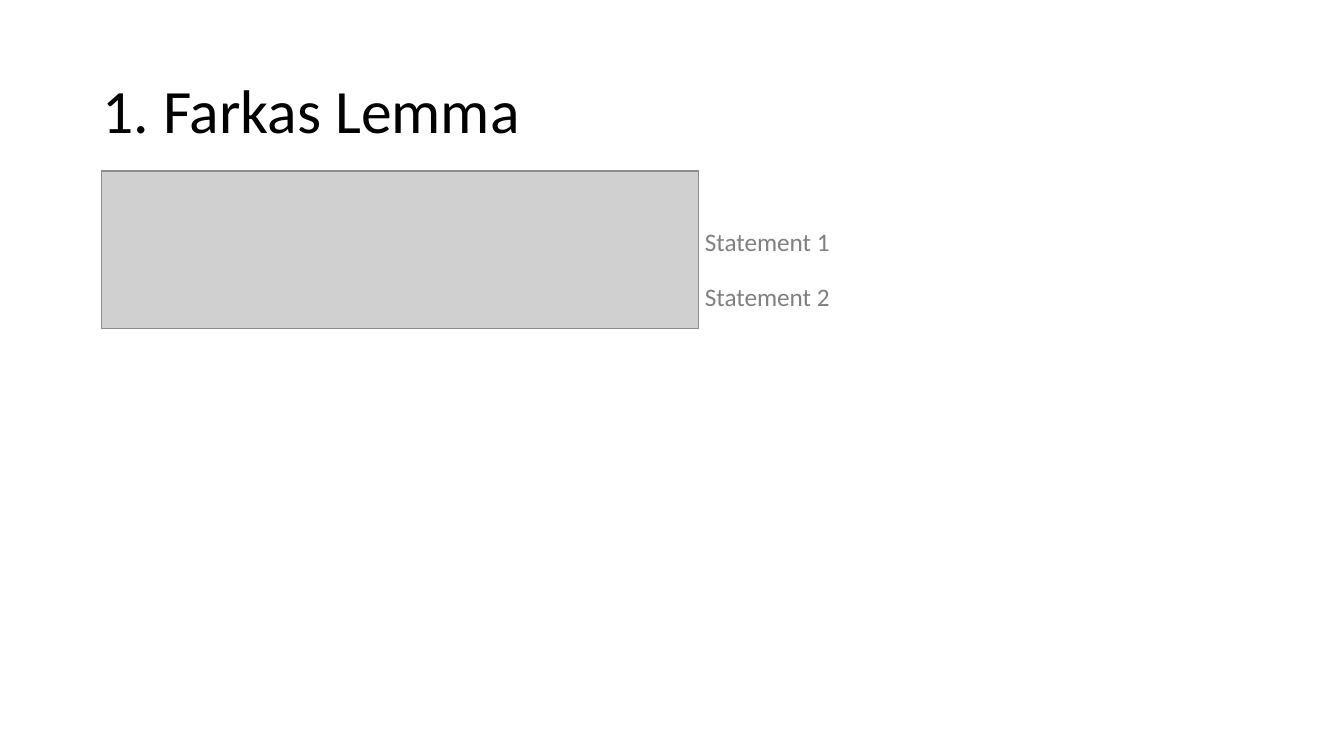
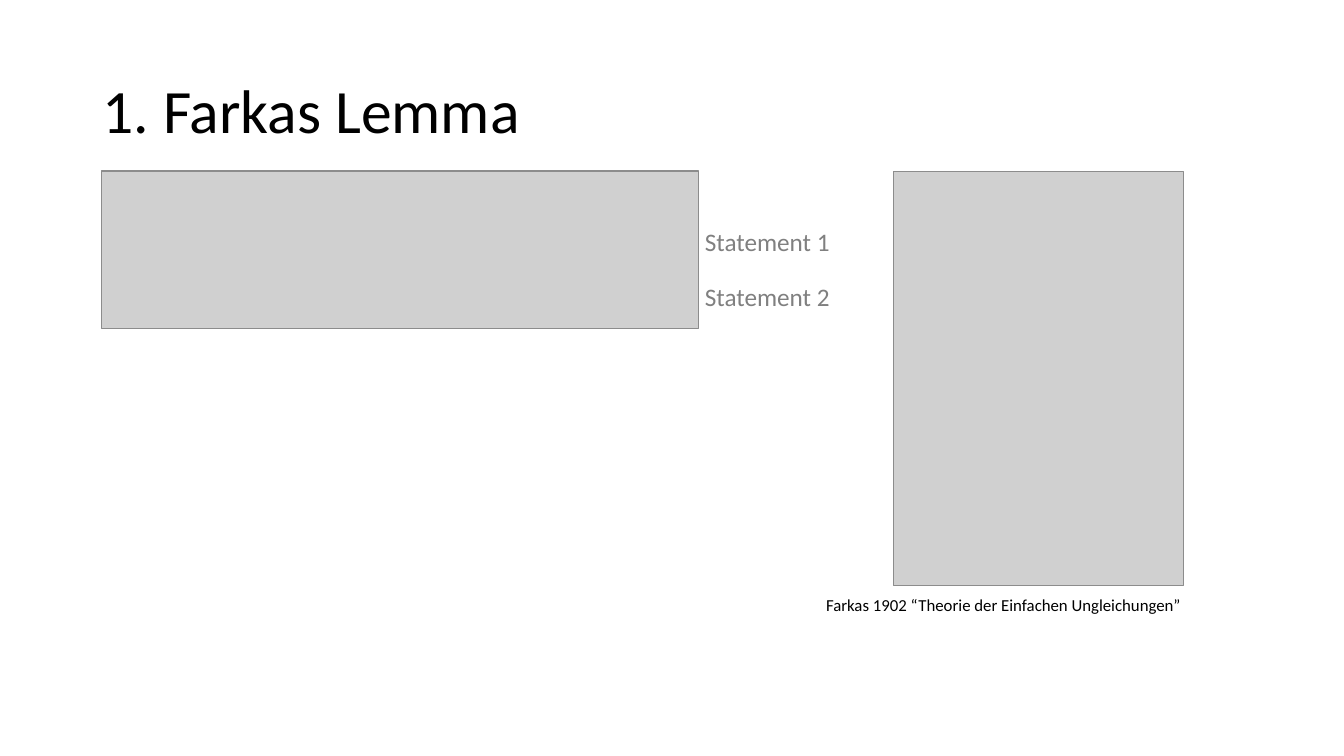
Before and after one commit to khanhnguyendata/duality, a slide deck: slide 11 of ppt/Duality.pptx. Drawn at 1344x756 pixels with LibreOffice and Linux fonts; fonts in the diff are those of the drawing; grey boxes stand for pictures. Boxes give left, top, right and bottom in pixels: in the first picture for what was removed or moved away, otherwise in the second. Text is boxed around its words. In the diff, an @@ line names an element or a change of style, - is before the commit and + after.

```diff
--- a/ppt/Duality.pptx
+++ b/ppt/Duality.pptx
@@ picture added at [893,171,1184,586] @@
@@ text added at [826,599,1181,614], 12 pt, text #000000 @@
+Farkas 1902 “Theorie der Einfachen Ungleichungen”
```
Also in this commit, not shown: 7 other slides changed.
